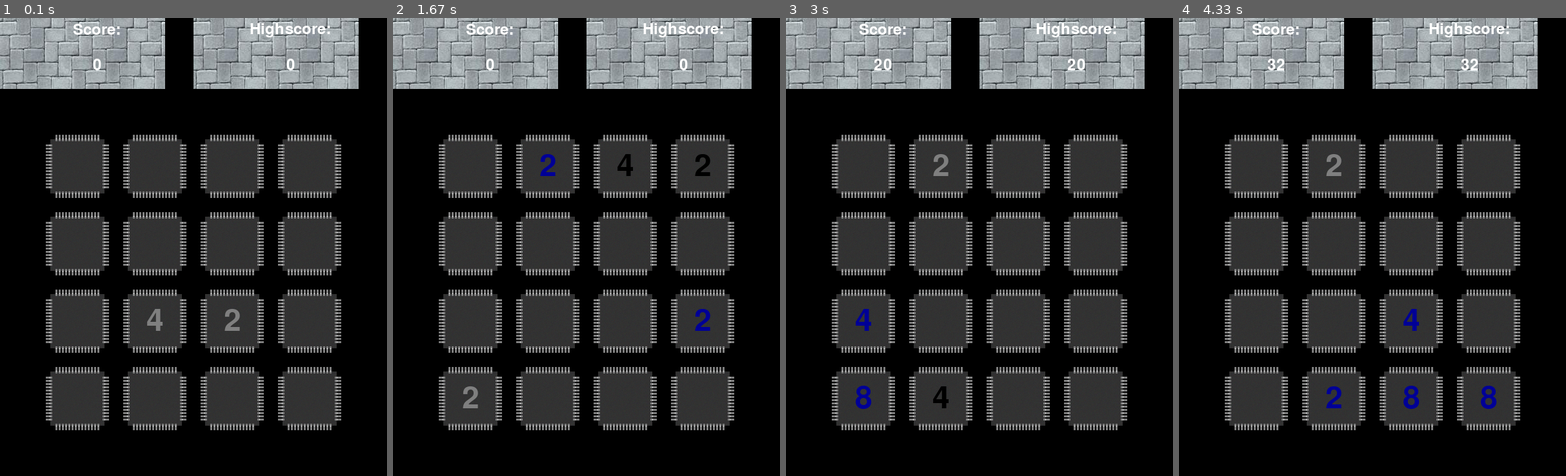
Above: before the commit, frames 1-4 (left to right).
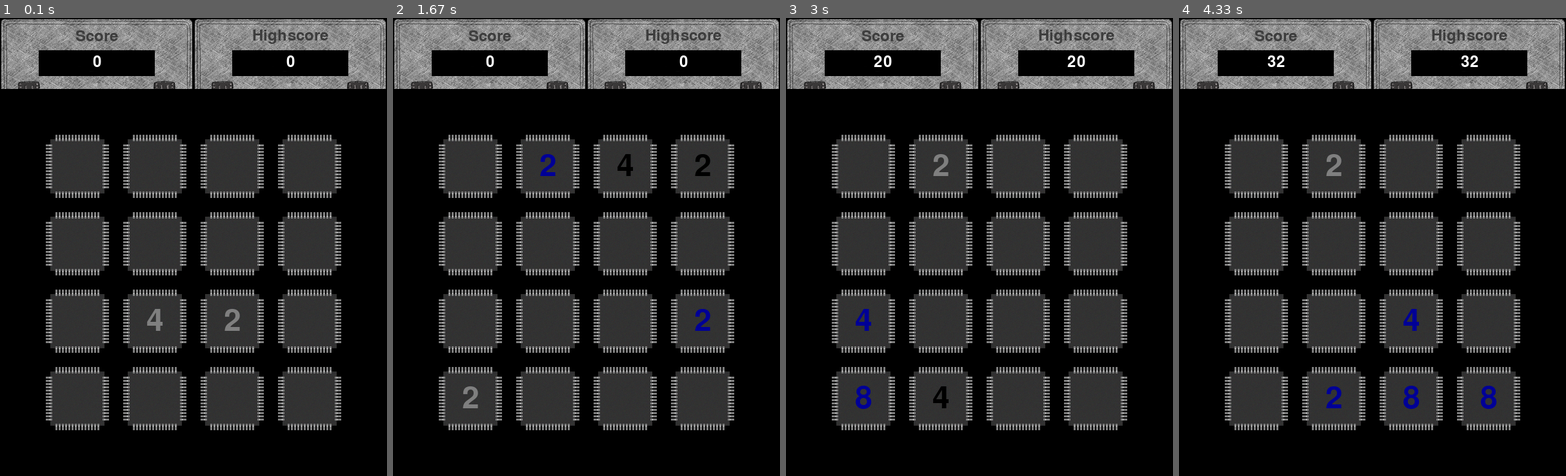
Above: after the commit, the same moments.

Repository: Marco-Meyer/TINF13AIBI-Kinect
Game: pygame game, started from 2048.py
The game is run twice, just before and just after one commit, with the same random seed, the same clock (stepped at 60 frames per second) and the same inputs.
Inputs:
- Up to frame 1 (0.1 s): no input
- Up to frame 2 (1.67 s): hold Right 0.33-0.8 s; hold Up 0.83-1.13 s; hold Right 1.17-1.63 s
- Up to frame 3 (3 s): hold Left 1.67-2.2 s; hold Down 2.23-2.53 s; hold Left 2.57-2.97 s
- Up to frame 4 (4.33 s): hold Up 3-3.37 s; hold Right 3.4-4.03 s; hold Down from 4.07 s (still down)

The runs differ from the first frame. In frame 1, 12% of the frame differs, in the area x 0-100%, y 0-16%; in frame 2, 12%; in frame 3, 12%; in frame 4, 12%.

Commit message:
Display Frame
Display Frame, drawn with GIMP, now integrated.

Diff:
--- a/2048.py
+++ b/2048.py
@@ -54,7 +54,7 @@
 
 
 #Design
-bgU = P.image.load(join('Images', 'des1.jpg'))
+bgU = P.image.load(join('Images', 'monitor.png'))
 bgD = P.image.load(join('Images', 'background.png'))
 
 
@@ -72,15 +72,15 @@
     def refresh(self):
         U1.blit(bgU, (0,0))
         U2.blit(bgU, (0,0))
-        self.labCur = scF.render("Score:", True, (255, 255, 255))
-        self.labHig = scF.render("Highscore:", True, (255, 255, 255))
-        blit_centered(U1, self.labCur, (reswH/2, vextH/3))
-        blit_centered(U2, self.labHig, (reswH/2, vextH/3))
+        self.labCur = scF.render("Score", True, (61, 61, 61))
+        self.labHig = scF.render("Highscore", True, (61, 61, 61))
+        blit_centered(U1, self.labCur, (reswH/2, vextH/3+10))
+        blit_centered(U2, self.labHig, (reswH/2, vextH/3+10))
 
         advCur = scF.render("%s" % (score.current), True, (255, 255, 255))
         advHig = scF.render("%s" % (score.highest), True, (255, 255, 255))
-        blit_centered(U1, advCur, (reswH/2, vextH/3*4))
-        blit_centered(U2, advHig, (reswH/2, vextH/3*4))
+        blit_centered(U1, advCur, (reswH/2, vextH/3*4-5))
+        blit_centered(U2, advHig, (reswH/2, vextH/3*4-5))
 
 def rot90(x,y, times):
     #not sure if it's working
Binary file removed: Images/des1.jpg
Binary file removed: Images/des2.JPG
Binary file added: Images/monitor.png
